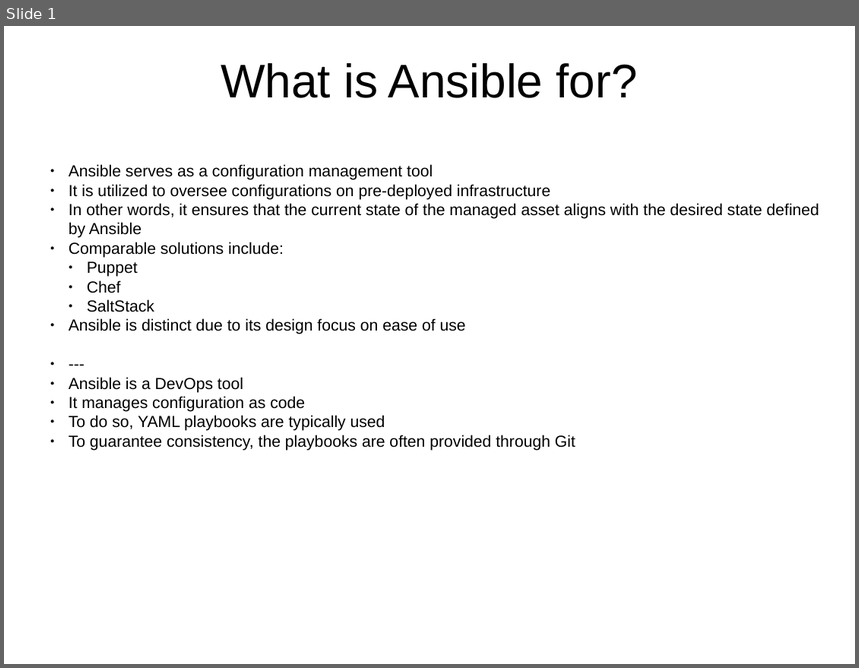
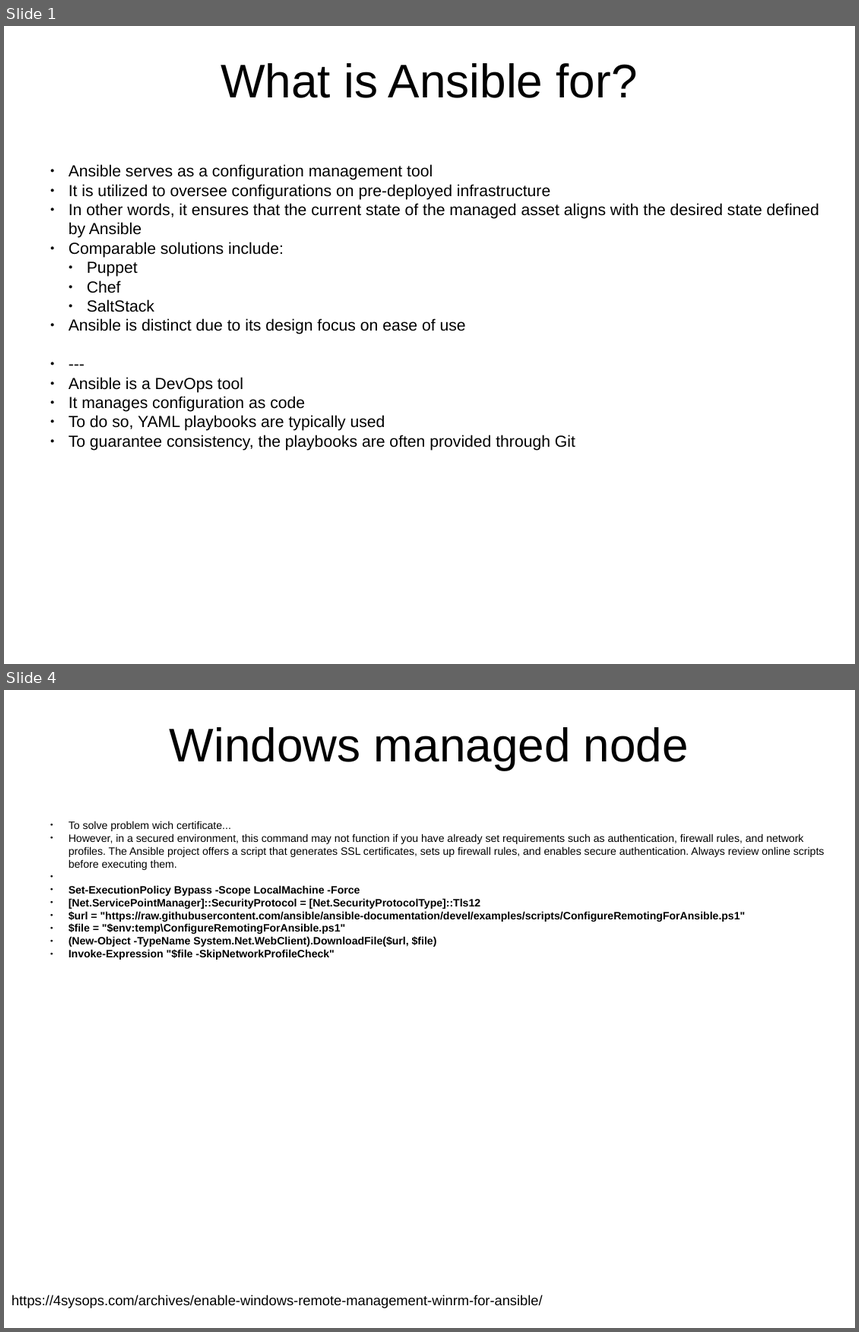
Before and after one commit to j-avdeev/DevOps, a slide deck: Lec presentations/DevOps - lec - Ansible.odp. Shown one above the other, each under a label of ours: slide 1 before the commit, slides 1 and 4 after it; the slides between them are not shown. The pictures are 859x668 and 859x1332 pixels, drawn with LibreOffice and Linux fonts; fonts in the diff are those of the drawing. Boxes give left, top, right and bottom in pixels: in the first picture for what was removed or moved away, otherwise in the second. Text is boxed around its words. In the diff, an @@ line names an element or a change of style, - is before the commit and + after.

Commit message:
upd Ansible

```diff
--- a/Lec presentations/DevOps - lec - Ansible.odp
+++ b/Lec presentations/DevOps - lec - Ansible.odp
@@ slide 4 added at (x1=4, y1=690, x2=855, y2=1328), background #FFFFFF @@
@@ title added at (x1=170, y1=727, x2=689, y2=771), 44 pt, text #000000 @@
+Windows managed node
@@ text added at (x1=69, y1=821, x2=825, y2=960), 10 pt, text #000000, bold @@
+● To solve problem wich certificate...
+● However, in a secured environment, this command may not function if you have already set requirements such as authentication, firewall rules, and network profiles. The Ansible project offers a script that generates SSL certificates, sets up firewall rules, and enables secure authentication. Always review online scripts before executing them.
+● Set-ExecutionPolicy Bypass -Scope LocalMachine -Force
+● [Net.ServicePointManager]::SecurityProtocol = [Net.SecurityProtocolType]::Tls12
+● $url = "https://raw.githubusercontent.com/ansible/ansible-documentation/devel/examples/scripts/ConfigureRemotingForAnsible.ps1"
+● $file = "$env:temp\ConfigureRemotingForAnsible.ps1"
+● (New-Object -TypeName System.Net.WebClient).DownloadFile($url, $file)
+● Invoke-Expression "$file -SkipNetworkProfileCheck"
@@ text added at (x1=12, y1=1295, x2=543, y2=1309), 13 pt, text #000000 @@
+https://4sysops.com/archives/enable-windows-remote-management-winrm-for-ansible/
```
Also in this commit, not shown: 1 slide changed, 2 other slides added, 1 other file.
